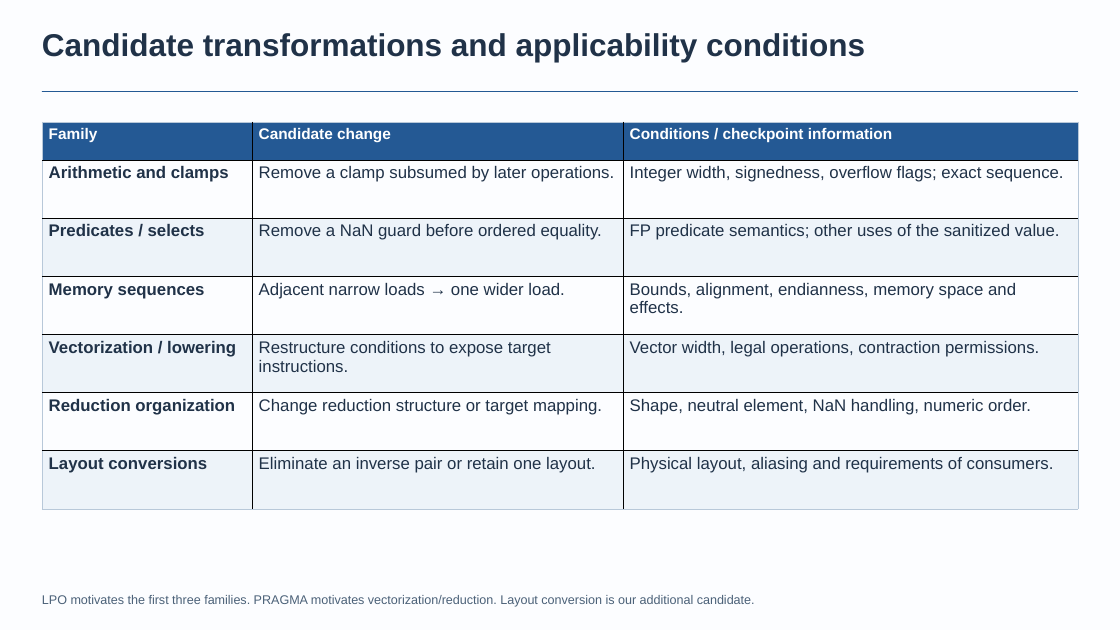
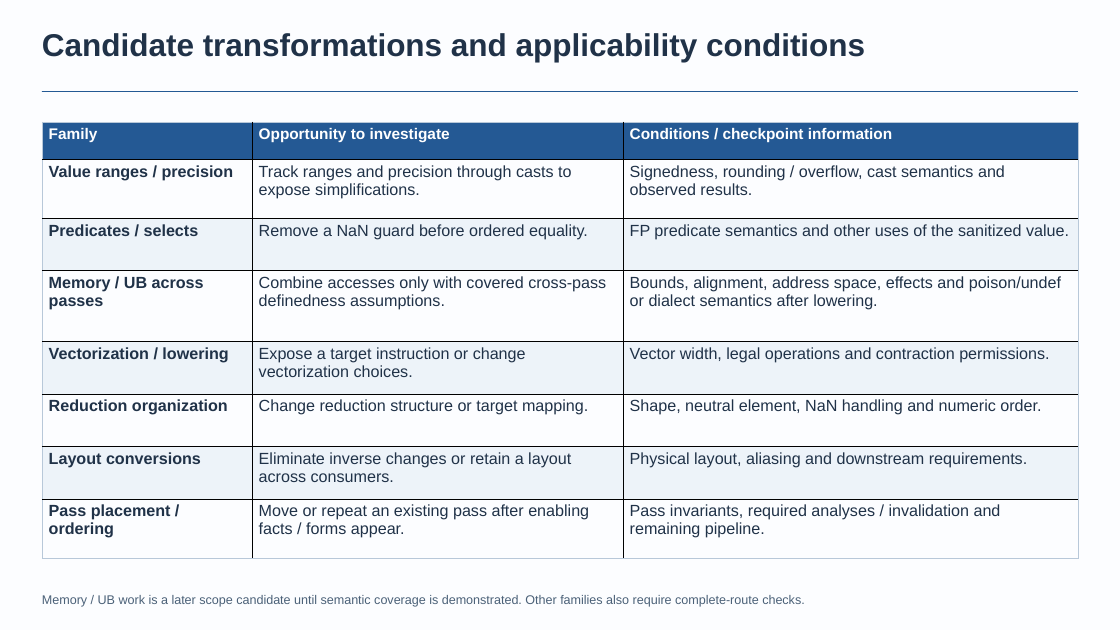
Before and after one commit to BonZirka/ascend-npu-optimization-research, a slide deck: slide 9 of output/ascend-optimization-pitch/ascend-optimization-technical.pptx (slide 8 before the commit). Drawn at 1120x630 pixels with LibreOffice and Linux fonts; fonts in the diff are those of the drawing. Boxes give left, top, right and bottom in pixels: in the first picture for what was removed or moved away, otherwise in the second. Text is boxed around its words. In the diff, an @@ line names an element or a change of style, - is before the commit and + after.

Commit message:
Add joint pass search and portable experiment contracts
Correct the matching-limit claim, emphasize pass placement alongside new transformations, and reframe ranges, precision and memory definedness. Add common kernel/pipeline/trial/evidence/report records and continuation across environments to the editable deck and linked framework plans.

```diff
--- a/output/ascend-optimization-pitch/ascend-optimization-technical.pptx
+++ b/output/ascend-optimization-pitch/ascend-optimization-technical.pptx
@@ table at (42,122,1077,558) @@
-row 1: Family | Candidate change | Conditions / checkpoint information
-row 2: Arithmetic and clamps | Remove a clamp subsumed by later operations. | Integer width, signedness, overflow flags; exact sequence.
-row 3: Predicates / selects | Remove a NaN guard before ordered equality. | FP predicate semantics; other uses of the sanitized value.
-row 4: Memory sequences | Adjacent narrow loads → one wider load. | Bounds, alignment, endianness, memory space and effects.
-row 5: Vectorization / lowering | Restructure conditions to expose target instructions. | Vector width, legal operations, contraction permissions.
-row 6: Reduction organization | Change reduction structure or target mapping. | Shape, neutral element, NaN handling, numeric order.
-row 7: Layout conversions | Eliminate an inverse pair or retain one layout. | Physical layout, aliasing and requirements of consumers.
+row 1: Family | Opportunity to investigate | Conditions / checkpoint information
+row 2: Value ranges / precision | Track ranges and precision through casts to expose simplifications. | Signedness, rounding / overflow, cast semantics and observed results.
+row 3: Predicates / selects | Remove a NaN guard before ordered equality. | FP predicate semantics and other uses of the sanitized value.
+row 4: Memory / UB across passes | Combine accesses only with covered cross-pass definedness assumptions. | Bounds, alignment, address space, effects and poison/undef or dialect semantics after lowering.
+row 5: Vectorization / lowering | Expose a target instruction or change vectorization choices. | Vector width, legal operations and contraction permissions.
+row 6: Reduction organization | Change reduction structure or target mapping. | Shape, neutral element, NaN handling and numeric order.
+row 7: Layout conversions | Eliminate inverse changes or retain a layout across consumers. | Physical layout, aliasing and downstream requirements.
+row 8: Pass placement / ordering | Move or repeat an existing pass after enabling facts / forms appear. | Pass invariants, required analyses / invalidation and remaining pipeline.
@@ text at (42,595,805,607): text changed @@
-LPO motivates the first three families. PRAGMA motivates vectorization/reduction. Layout conversion is our additional candidate.
+Memory / UB work is a later scope candidate until semantic coverage is demonstrated. Other families also require complete-route checks.
```
Also in this commit, not shown: 11 other slides changed, 3 slides added, 9 other files.
